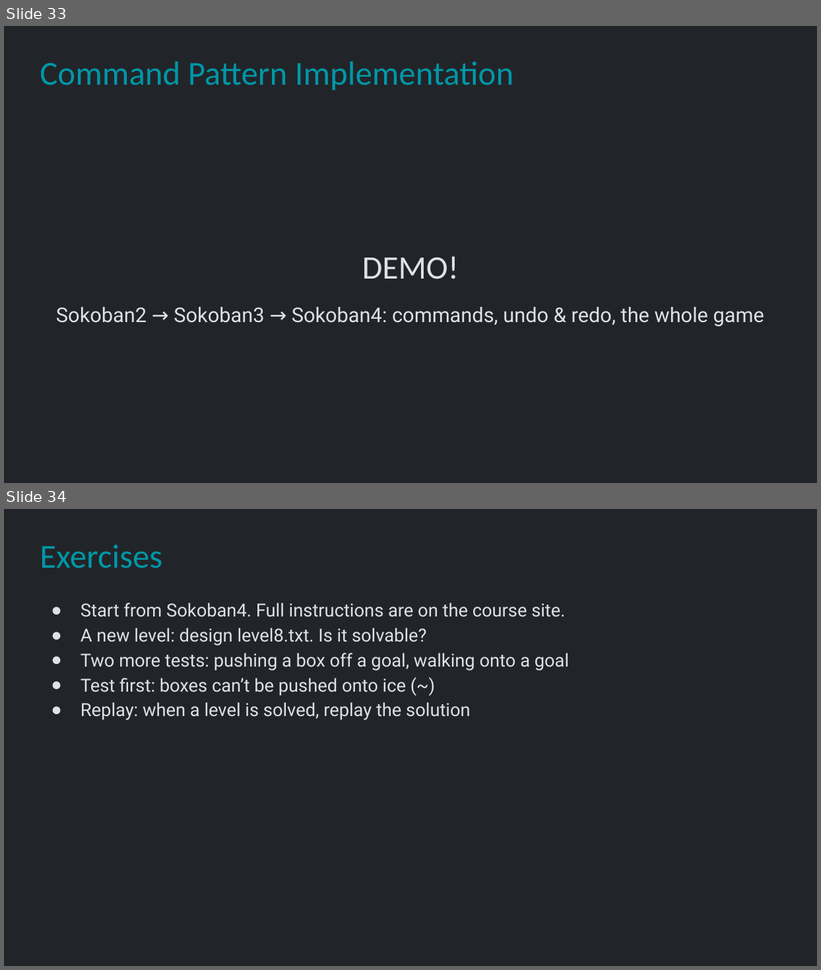
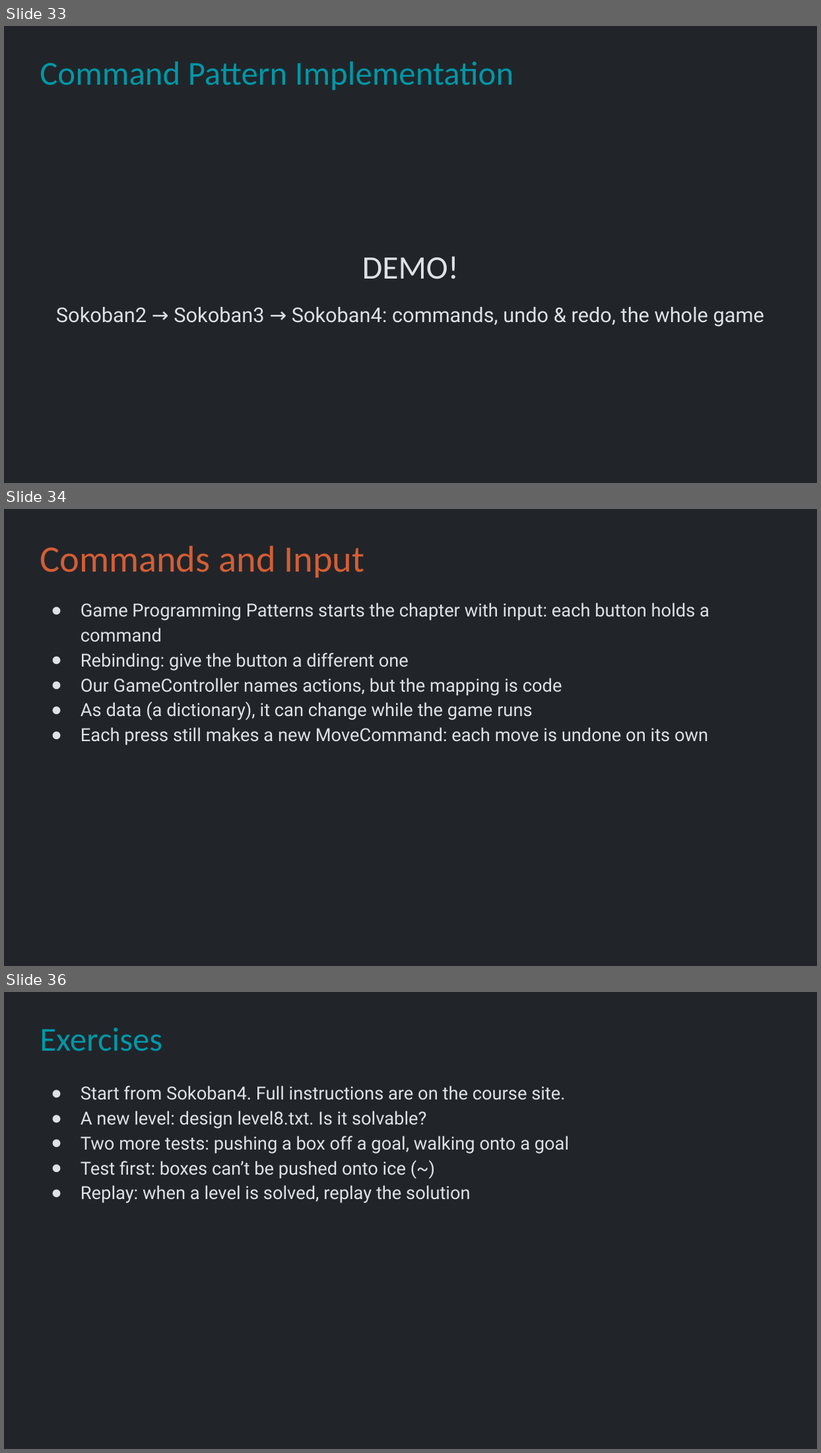
Before and after one commit to Metamate/gar, a slide deck: slides/04 Sokoban.pptx. Shown one above the other, each under a label of ours: slides 33 and 34 before the commit, slides 33, 34 and 36 after it; the slides between them are not shown. The pictures are 821x970 and 821x1453 pixels, drawn with LibreOffice and Linux fonts; fonts in the diff are those of the drawing. Boxes give left, top, right and bottom in pixels: in the first picture for what was removed or moved away, otherwise in the second. Text is boxed around its words. In the diff, an @@ line names an element or a change of style, - is before the commit and + after.

```diff
--- a/slides/04 Sokoban.pptx
+++ b/slides/04 Sokoban.pptx
@@ slide 34 added at [4,509,817,966], background #212529 @@
@@ title added at [40,546,364,578], 33 pt, text #D45D35 @@
+Commands and Input
@@ text added at [81,603,710,745], 16 pt, text #DEE2E6 @@
+● Game Programming Patterns starts the chapter with input: each button holds a command
+● Rebinding: give the button a different one
+● Our GameController names actions, but the mapping is code
+● As data (a dictionary), it can change while the game runs
+● Each press still makes a new MoveCommand: each move is undone on its own
@@ what was slide 34 is now slide 36 @@
```
Also in this commit, not shown: 1 other slide added, 3 other files.
